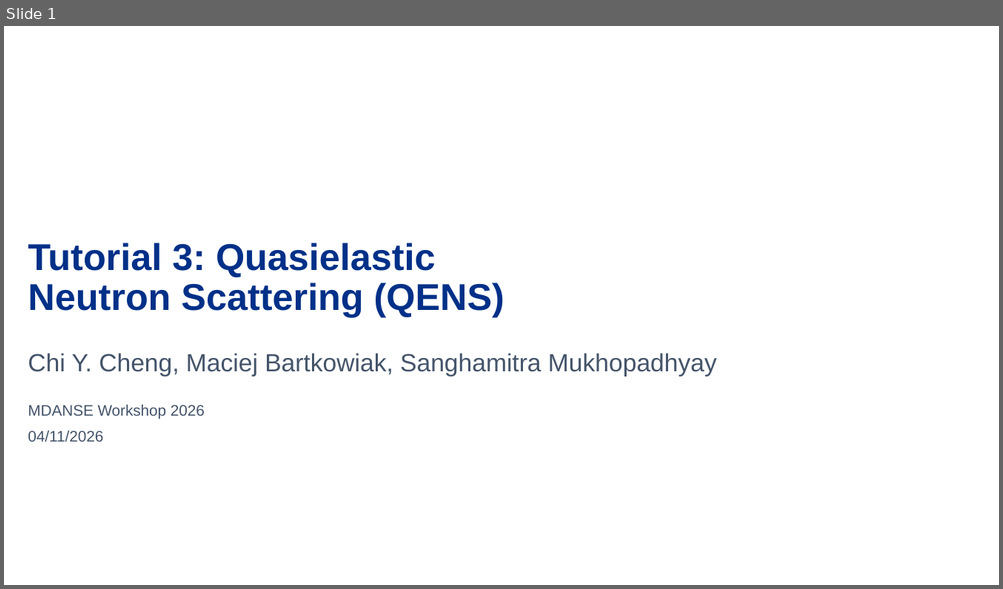
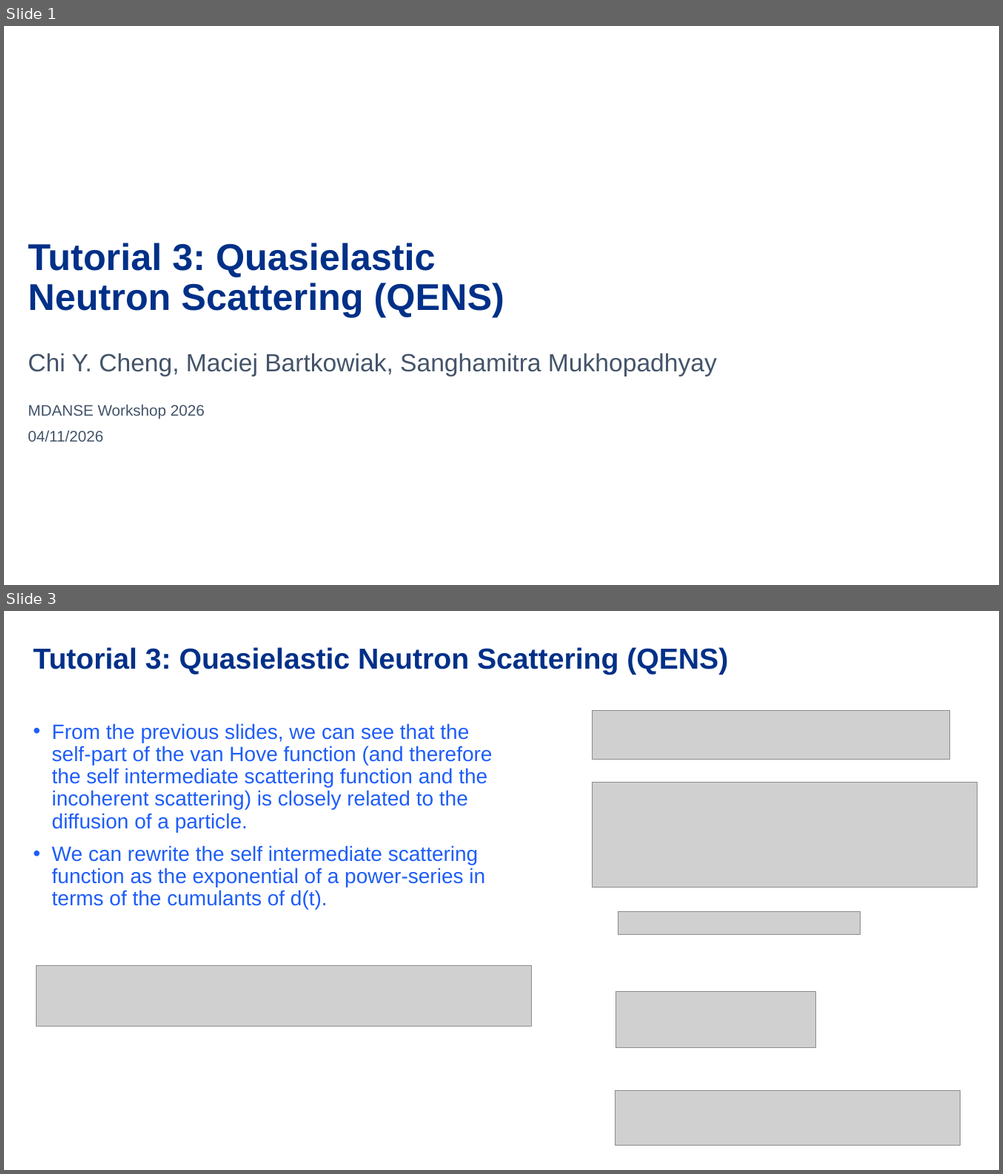
Before and after one commit to MDANSE2026/workshop, a slide deck: Data/MDANSE/MDANSE_neutrons_tutorial/tutorial_QENS/tutorial_qens_slides.pptx. Shown one above the other, each under a label of ours: slide 1 before the commit, slides 1 and 3 after it; the slides between them are not shown. The pictures are 1003x589 and 1003x1174 pixels, drawn with LibreOffice and Linux fonts; fonts in the diff are those of the drawing; grey boxes stand for pictures; background and template pictures are left out. Boxes give left, top, right and bottom in pixels: in the first picture for what was removed or moved away, otherwise in the second. Text is boxed around its words. In the diff, an @@ line names an element or a change of style, - is before the commit and + after.

Commit message:
update qens tutorial slides

```diff
--- a/Data/MDANSE/MDANSE_neutrons_tutorial/tutorial_QENS/tutorial_qens_slides.pptx
+++ b/Data/MDANSE/MDANSE_neutrons_tutorial/tutorial_QENS/tutorial_qens_slides.pptx
@@ slide 3 added at <box>4,611,999,1170</box>, background picture (left out) @@
@@ title added at <box>33,647,728,675</box>, 28 pt, text #003088, bold @@
+Tutorial 3: Quasielastic Neutron Scattering (QENS)
@@ picture added at <box>592,711,949,760</box> @@
@@ text added at <box>52,723,492,909</box>, 20 pt, text #1E5DF8 @@
+• From the previous slides, we can see that the self-part of the van Hove function (and therefore the self intermediate scattering function and the incoherent scattering) is closely related to the diffusion of a particle.
+• We can rewrite the self intermediate scattering function as the exponential of a power-series in terms of the cumulants of d(t).
@@ picture added at <box>592,783,977,888</box> @@
@@ picture added at <box>618,911,860,935</box> @@
@@ picture added at <box>37,966,532,1027</box> @@
@@ picture added at <box>616,992,817,1048</box> @@
@@ picture added at <box>615,1091,961,1146</box> @@
```
Also in this commit, not shown: 1 slide changed, 3 other slides added, 1 other file.
